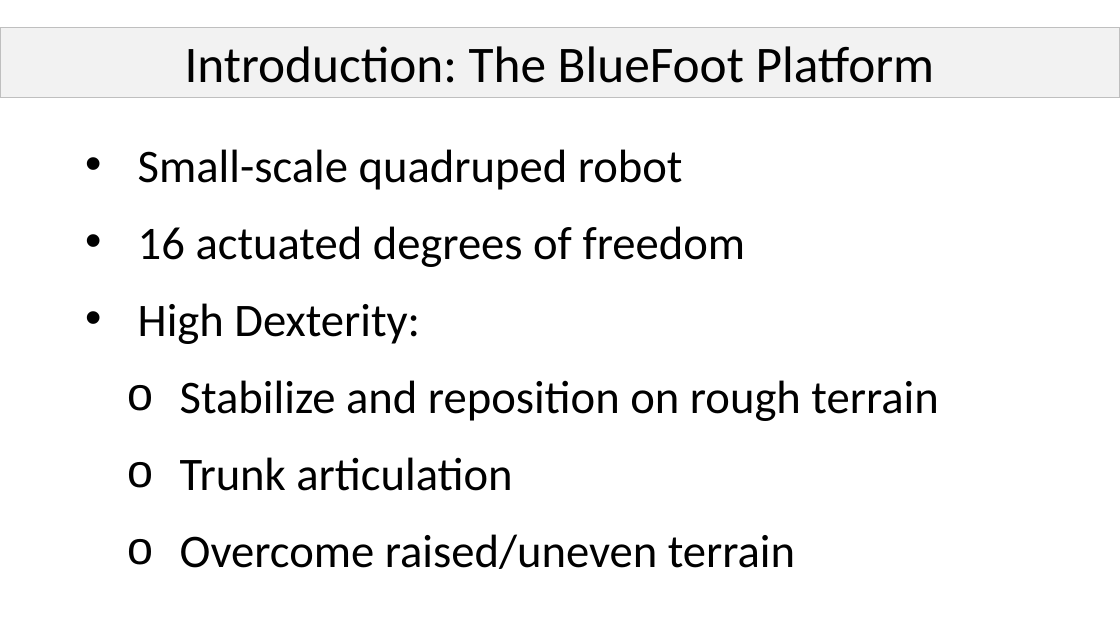
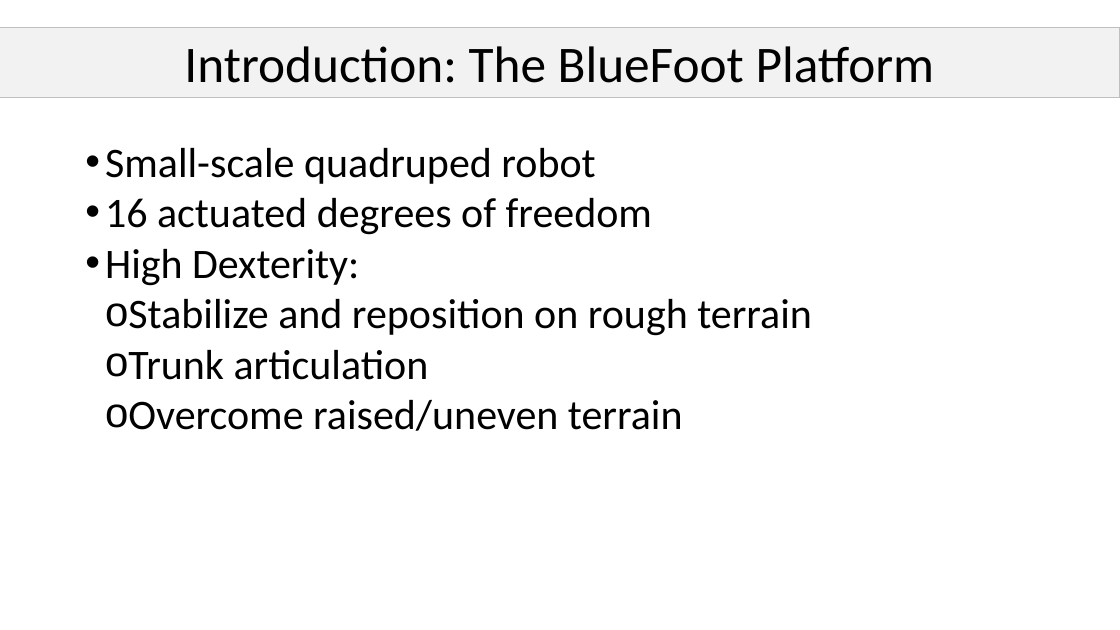
Before and after one commit to bcairl01/Masters-Thesis, a slide deck: slide 6 of presentation/main.pptx (slide 5 before the commit). Drawn at 1120x630 pixels with LibreOffice and Linux fonts; fonts in the diff are those of the drawing. Boxes give left, top, right and bottom in pixels: in the first picture for what was removed or moved away, otherwise in the second. Text is boxed around its words. In the diff, an @@ line names an element or a change of style, - is before the commit and + after.

```diff
--- a/presentation/main.pptx
+++ b/presentation/main.pptx
@@ text "Small-scale quadruped robot" at (105,148,812,431): size 40 to 36 pt; indent changed; less space between paragraphs @@
```
Also in this commit, not shown: 3 other slides changed, 4 slides added, 12 other files.
